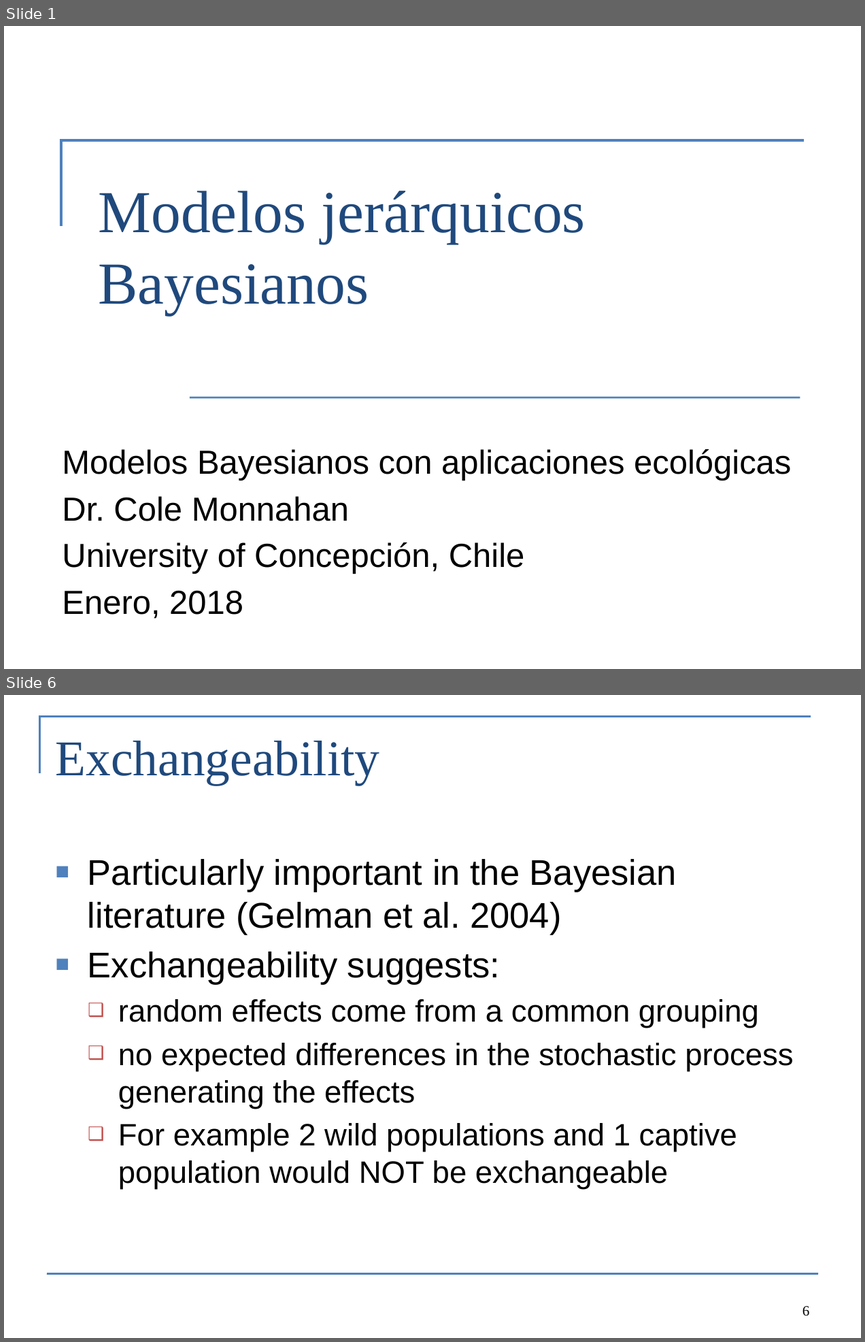
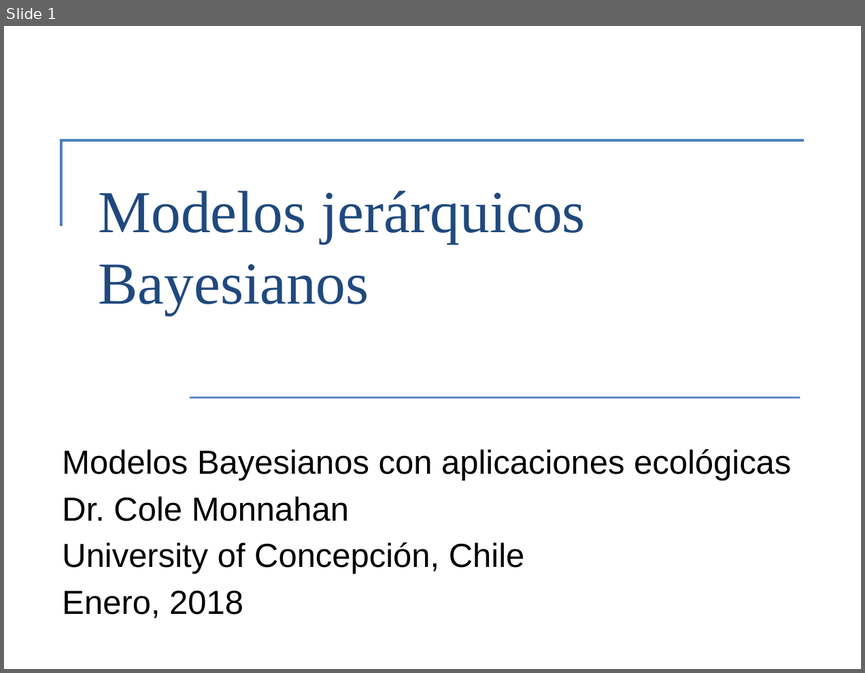
Before and after one commit to colemonnahan/bayes_workshop, a slide deck: dia4/lecture4_hierarchical.pptx. Shown one above the other, each under a label of ours: slides 1 and 6 before the commit, slide 1 after it; the slides between them are not shown. The pictures are 865x1342 and 865x673 pixels, drawn with LibreOffice and Linux fonts; fonts in the diff are those of the drawing. Boxes give left, top, right and bottom in pixels: in the first picture for what was removed or moved away, otherwise in the second. Text is boxed around its words. In the diff, an @@ line names an element or a change of style, - is before the commit and + after.

```diff
--- a/dia4/lecture4_hierarchical.pptx
+++ b/dia4/lecture4_hierarchical.pptx
@@ slide 6 removed at [4, 695, 861, 1338], background #FFFFFF @@
@@ freeform shape removed at [40, 717, 811, 774] @@
@@ title removed at [56, 741, 380, 785] @@
-Exchangeability
@@ text removed at [88, 859, 793, 1189] @@
-■ Particularly important in the Bayesian literature (Gelman et al. 2004)
-■ Exchangeability suggests:
-  ❑ random effects come from a common grouping
-  ❑ no expected differences in the stochastic process generating the effects
-  ❑ For example 2 wild populations and 1 captive population would NOT be exchangeable
@@ line removed from (47, 1273) to (818, 1273) @@
@@ page number removed at [802, 1306, 809, 1316] @@
-6
```
Also in this commit, not shown: 10 slides changed, 6 slides added, 6 other slides removed, 11 other files.
